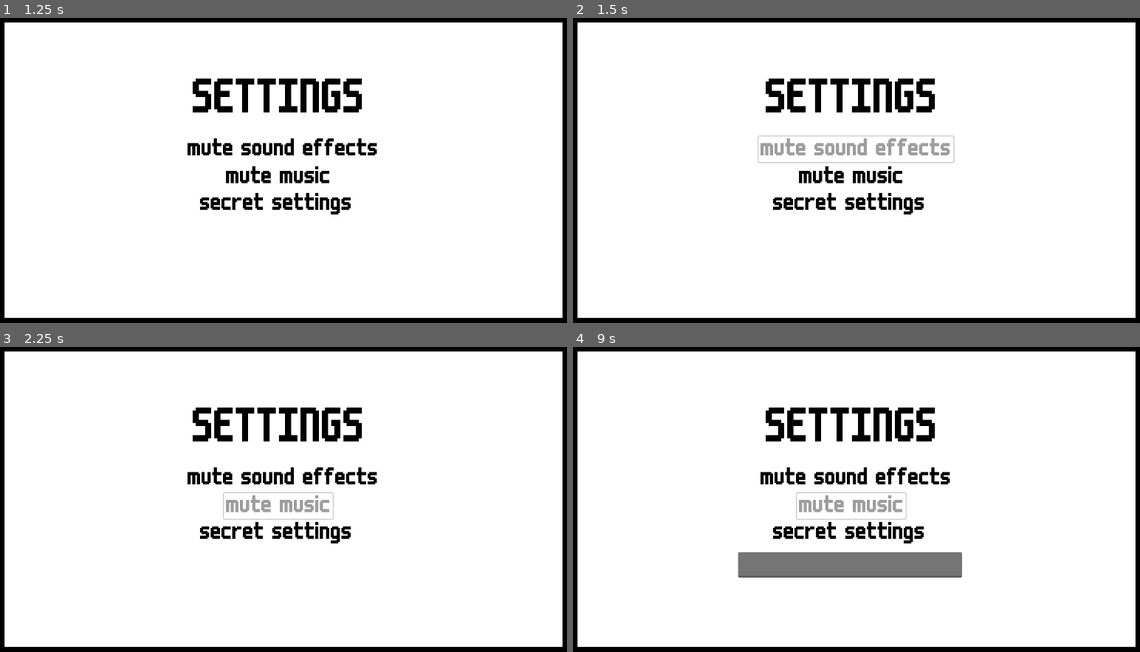
Above: before the commit, frames 1-4 (two rows, left to right).
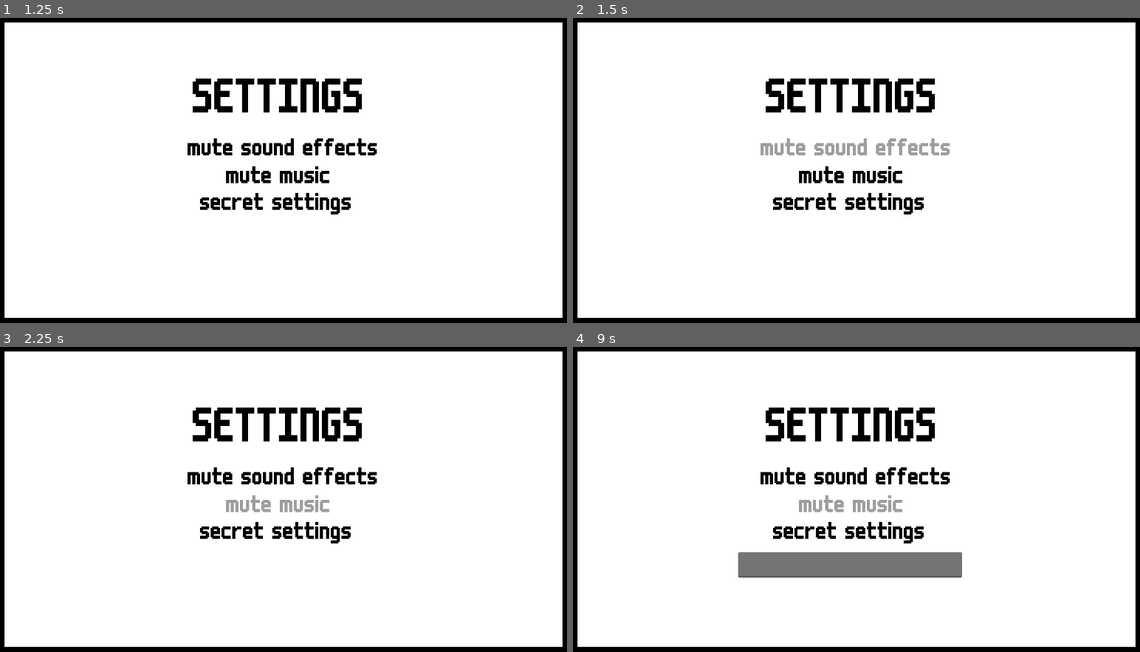
Above: after the commit, the same moments.

Repository: conor-wilson/secret-sapphire
Game: Godot game, scene res://scenes/settings_menu.tscn
Two runs of this game, one before a commit and one after it. Both use one fixed random seed, a clock stepped at 60 frames per second and the inputs below. This scene is started directly instead of the project's main scene.
Inputs (mouse positions are in pixels of both pictures, inside the frame that each line leads up to):
- Up to frame 1 (1.25 s): tap Enter at 0.5 s; move the mouse to (413, 155) at 0.52 s; click (413, 155) at 0.6 s
- Up to frame 2 (1.5 s): click "mute sound effects" at 1.25 s
- Up to frame 3 (2.25 s): click "mute music" at 2 s
- Up to frame 4 (9 s): click "secret settings" at 2.75 s; click (850, 563) at 3.52 s; type "Alex" at 3.6 s; type "SETTINGS" at 4.25 s; tap Space at 5, 6.5, 8 s; move the mouse to (737, 517) at 5.02 s; click (737, 517) at 5.1 s; tap Enter at 5.75, 7.25 s; move the mouse to (913, 429) at 5.77 s; click (913, 429) at 5.85 s; move the mouse to (828, 566) at 6.52 s; click (828, 566) at 6.6 s; move the mouse to (1032, 551) at 7.27 s; click (1032, 551) at 7.35 s; move the mouse to (680, 450) at 8.02 s; click (680, 450) at 8.1 s; move the mouse to (884, 502) at 8.77 s; click (884, 502) at 8.85 s

Frame 1 is identical in both runs. In frame 2, 0.3% of the frame differs, in the area x 32-68%, y 38-48%; in frame 3, 0.2%; in frame 4, 0.2%.

Commit message:
Removed button box highlighting

Diff:
--- a/start-game/scenes/settings_menu.gd
+++ b/start-game/scenes/settings_menu.gd
@@ -1,15 +1,12 @@
 extends Node2D
+
+@export var devUsername := "QuietLantern"
 
 
 # Called when the node enters the scene tree for the first time.
 func _ready() -> void:
 	$UsernameBox.hide()
 	$PasswordBox.hide()
-
-
-# Called every frame. 'delta' is the elapsed time since the previous frame.
-func _process(delta: float) -> void:
-	pass
 
 
 func _on_secret_settings_button_pressed() -> void:
@@ -20,7 +17,7 @@
 	print("Username Entered: ", new_text)
 	$UsernameBox.clear()
 
-	if new_text == "QuietLantern":
+	if new_text == devUsername:
 		$PasswordBox.show()
 		$PasswordBox.grab_focus()
 
--- a/start-game/scenes/settings_menu.tscn
+++ b/start-game/scenes/settings_menu.tscn
@@ -8,6 +8,8 @@
 font = ExtResource("2_ityvj")
 font_size = 96
 font_color = Color(0, 0, 0, 1)
+
+[sub_resource type="StyleBoxEmpty" id="StyleBoxEmpty_ucw1g"]
 
 [node name="SettingsMenu" type="Node2D"]
 script = ExtResource("1_g011e")
@@ -39,6 +41,7 @@
 theme_override_colors/font_color = Color(0, 0, 0, 1)
 theme_override_fonts/font = ExtResource("2_ityvj")
 theme_override_font_sizes/font_size = 48
+theme_override_styles/focus = SubResource("StyleBoxEmpty_ucw1g")
 text = "mute sound effects"
 flat = true
 
@@ -52,6 +55,7 @@
 theme_override_colors/font_color = Color(0, 0, 0, 1)
 theme_override_fonts/font = ExtResource("2_ityvj")
 theme_override_font_sizes/font_size = 48
+theme_override_styles/focus = SubResource("StyleBoxEmpty_ucw1g")
 text = "mute music"
 flat = true
 
@@ -65,6 +69,7 @@
 theme_override_colors/font_color = Color(0, 0, 0, 1)
 theme_override_fonts/font = ExtResource("2_ityvj")
 theme_override_font_sizes/font_size = 48
+theme_override_styles/focus = SubResource("StyleBoxEmpty_ucw1g")
 text = "secret settings"
 flat = true
 
Not shown: 1 places in start-game/scenes/settings_menu.tscn that only renumber resources
